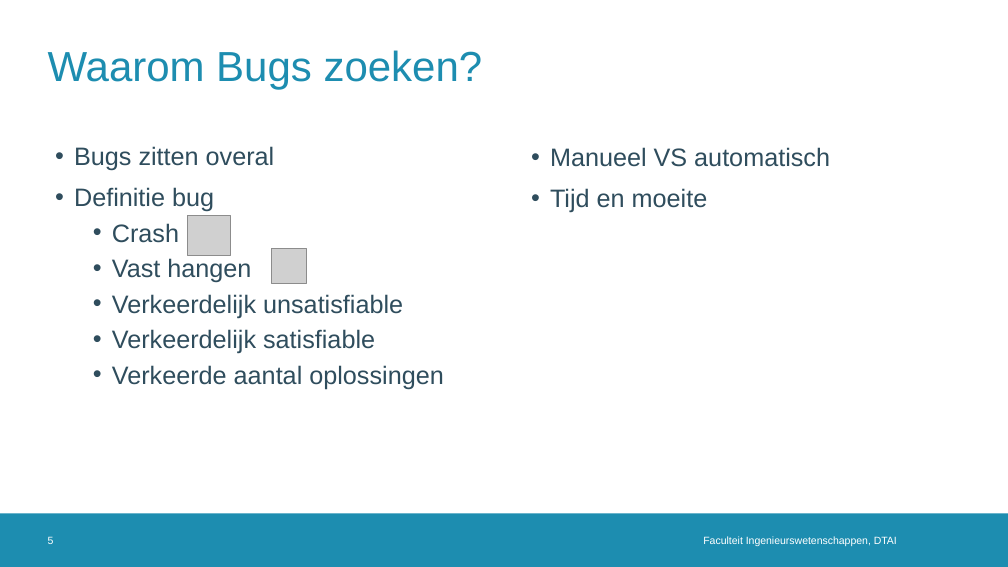
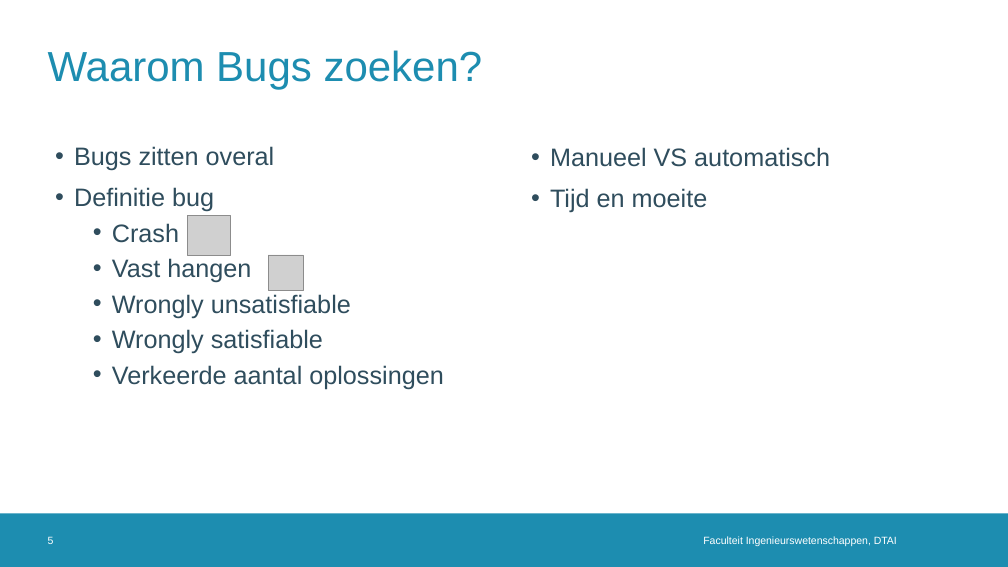
Before and after one commit to rubenkindt/Masterproef-paper-RubenKindt, a slide deck: slide 5 of Milestones/M3 december presentation/M3.pptx. Drawn at 1008x567 pixels with LibreOffice and Linux fonts; fonts in the diff are those of the drawing; grey boxes stand for pictures; background and template pictures are left out. Boxes give left, top, right and bottom in pixels: in the first picture for what was removed or moved away, otherwise in the second. Text is boxed around its words. In the diff, an @@ line names an element or a change of style, - is before the commit and + after.

```diff
--- a/Milestones/M3 december presentation/M3.pptx
+++ b/Milestones/M3 december presentation/M3.pptx
@@ picture: place and size @@
-picture at (271, 248, 307, 284)
+picture at (268, 255, 304, 290)
@@ text at (112, 294, 351, 354): text changed @@
-  • Verkeerdelijk unsatisfiable
-  • Verkeerdelijk satisfiable
+  • Wrongly unsatisfiable
+  • Wrongly satisfiable
```
Also in this commit, not shown: 9 other slides changed, 7 slides added, 1 other file.
